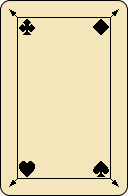
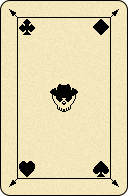
Layers edited between the first and the second 128 x 196 image:
added layer "Layer 2" above "Layer 1" over [50, 84, 78, 98]
added layer "Layer 1" above "Centre Detail" over [52, 85, 76, 112]
painted on "Outline", masked it over [0, 0, 128, 196]
showed "Base Noise" over [0, 0, 128, 196]
